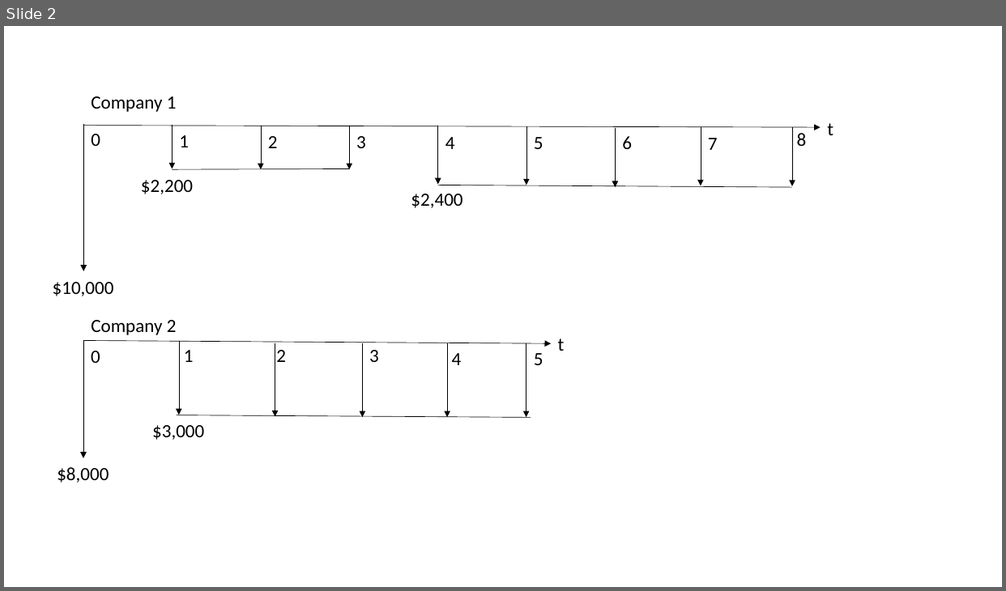
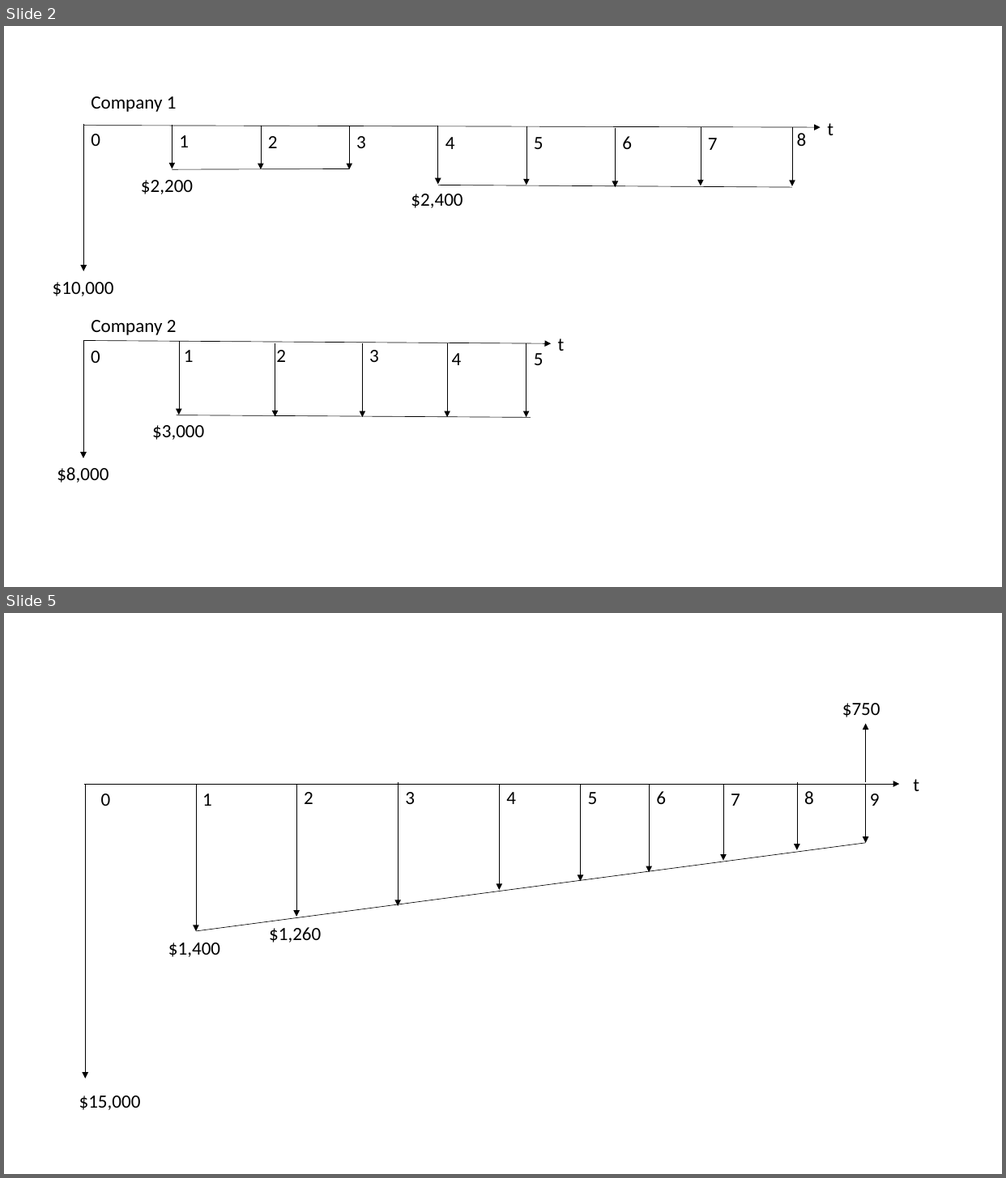
Before and after one commit to paolo-torres/MSCI_261, a slide deck: assignment_2/assignment_2.pptx. Shown one above the other, each under a label of ours: slide 2 before the commit, slides 2 and 5 after it; the slides between them are not shown. The pictures are 1006x591 and 1006x1178 pixels, drawn with LibreOffice and Linux fonts; fonts in the diff are those of the drawing. Boxes give left, top, right and bottom in pixels: in the first picture for what was removed or moved away, otherwise in the second. Text is boxed around its words. In the diff, an @@ line names an element or a change of style, - is before the commit and + after.

```diff
--- a/assignment_2/assignment_2.pptx
+++ b/assignment_2/assignment_2.pptx
@@ slide 5 added at box(4, 613, 1002, 1174), background #FFFFFF @@
@@ text added at box(842, 703, 880, 717), 18 pt, text #000000 @@
+$750
@@ arrow added from (866, 782) to (866, 724), #000000 0.5 pt @@
@@ arrow added from (398, 782) to (398, 906), #000000 0.5 pt @@
@@ arrow added from (797, 782) to (797, 850), #000000 0.5 pt @@
@@ text added at box(913, 779, 919, 791), 18 pt, text #000000 @@
+t
@@ arrow added from (84, 784) to (899, 784), #000000 0.5 pt @@
@@ arrow added from (86, 784) to (86, 1079), #000000 0.5 pt @@
@@ text added at box(101, 794, 111, 806), 18 pt, text #000000 @@
+0
@@ arrow added from (196, 784) to (196, 931), #000000 0.5 pt @@
@@ text added at box(202, 794, 212, 806), 18 pt, text #000000 @@
+1
@@ arrow added from (296, 784) to (296, 917), #000000 0.5 pt @@
@@ text added at box(304, 792, 313, 804), 18 pt, text #000000 @@
+2
@@ text added at box(405, 792, 415, 804), 18 pt, text #000000 @@
+3
@@ arrow added from (500, 784) to (500, 890), #000000 0.5 pt @@
@@ text added at box(506, 792, 516, 804), 18 pt, text #000000 @@
+4
@@ arrow added from (581, 784) to (581, 881), #000000 0.5 pt @@
@@ text added at box(588, 792, 598, 804), 18 pt, text #000000 @@
+5
@@ arrow added from (650, 784) to (650, 873), #000000 0.5 pt @@
@@ text added at box(656, 791, 666, 804), 18 pt, text #000000 @@
+6
@@ arrow added from (723, 784) to (723, 861), #000000 0.5 pt @@
@@ text added at box(731, 794, 740, 806), 18 pt, text #000000 @@
+7
@@ text added at box(804, 791, 814, 804), 18 pt, text #000000 @@
+8
@@ arrow added from (866, 784) to (866, 843), #000000 0.5 pt @@
@@ text added at box(870, 794, 880, 806), 18 pt, text #000000 @@
+9
@@ line added from (196, 931) to (866, 843), #000000 0.5 pt @@
@@ text added at box(269, 927, 321, 943), 18 pt, text #000000 @@
+$1,260
@@ text added at box(168, 943, 220, 957), 18 pt, text #000000 @@
+$1,400
@@ text added at box(79, 1096, 141, 1110), 18 pt, text #000000 @@
+$15,000
```
Also in this commit, not shown: 2 other slides added, 5 other files.
